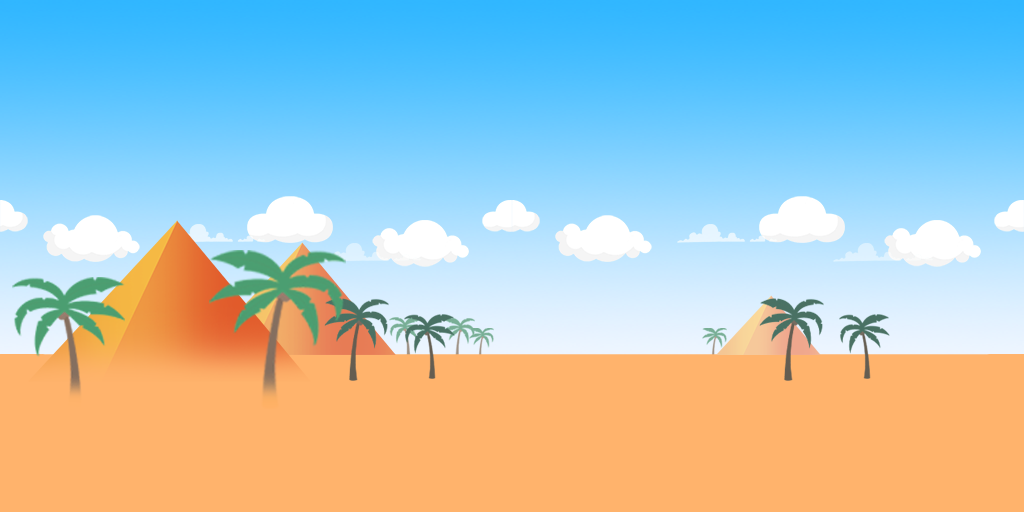
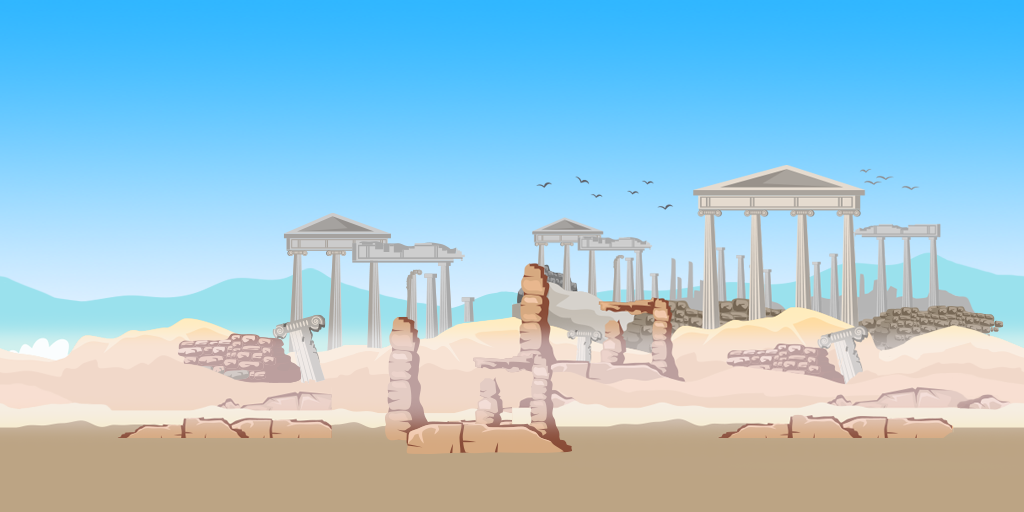
Two versions of the same layered image (w=1024, h=512). Layer-by-layer changes:
renamed "Layer 12 copy" to "Layer 14", painted on it over bbox(0, 165, 1024, 512)
removed layer "Layer 12" over bbox(12, 277, 125, 408)
removed layer "Layer 13" over bbox(84, 338, 512, 467)
removed layer "Layer 11 copy 5" over bbox(759, 298, 890, 381)
removed layer "Layer 11" over bbox(324, 298, 455, 381)
removed layer "Layer 9" over bbox(0, 303, 512, 503)
removed layer "Layer 8" over bbox(27, 220, 312, 382)
removed layer "Layer 8 copy 2" over bbox(716, 295, 821, 355)
removed layer "Layer 8 copy" over bbox(198, 242, 396, 355)
removed layer "Layer 6" over bbox(0, 354, 1024, 512)
removed layer "Layer 11 copy" over bbox(389, 317, 424, 360)
removed group "Cloud copy" (7 layers) over bbox(512, 196, 1024, 267)
removed layer "Layer 4 copy" (1st of 2, in "Cloud copy") (was 46%) from group "Cloud copy" over bbox(833, 243, 933, 262)
removed layer "Layer 4" (1st of 2, in "Cloud copy") (was 67%) from group "Cloud copy" over bbox(677, 224, 777, 243)
removed layer "Layer 3" (1st of 2, in "Cloud copy") from group "Cloud copy" over bbox(759, 196, 845, 243)
removed layer "Layer 2 copy" (1st of 2, in "Cloud copy") from group "Cloud copy" over bbox(884, 220, 981, 267)
removed layer "Layer 2" (1st of 2, in "Cloud copy") from group "Cloud copy" over bbox(555, 215, 652, 262)
removed group "Cloud" (7 layers) over bbox(0, 196, 512, 267)
removed layer "Layer 4 copy" (2nd of 2, in "Cloud") (was 46%) from group "Cloud" over bbox(321, 243, 421, 262)
removed layer "Layer 4" (2nd of 2, in "Cloud") (was 67%) from group "Cloud" over bbox(165, 224, 265, 243)
removed layer "Layer 3" (2nd of 2, in "Cloud") from group "Cloud" over bbox(247, 196, 333, 243)
removed layer "Layer 2 copy" (2nd of 2, in "Cloud") from group "Cloud" over bbox(372, 220, 469, 267)
removed layer "Layer 2" (2nd of 2, in "Cloud") from group "Cloud" over bbox(43, 215, 140, 262)
…and 7 more changes (7 removed)
